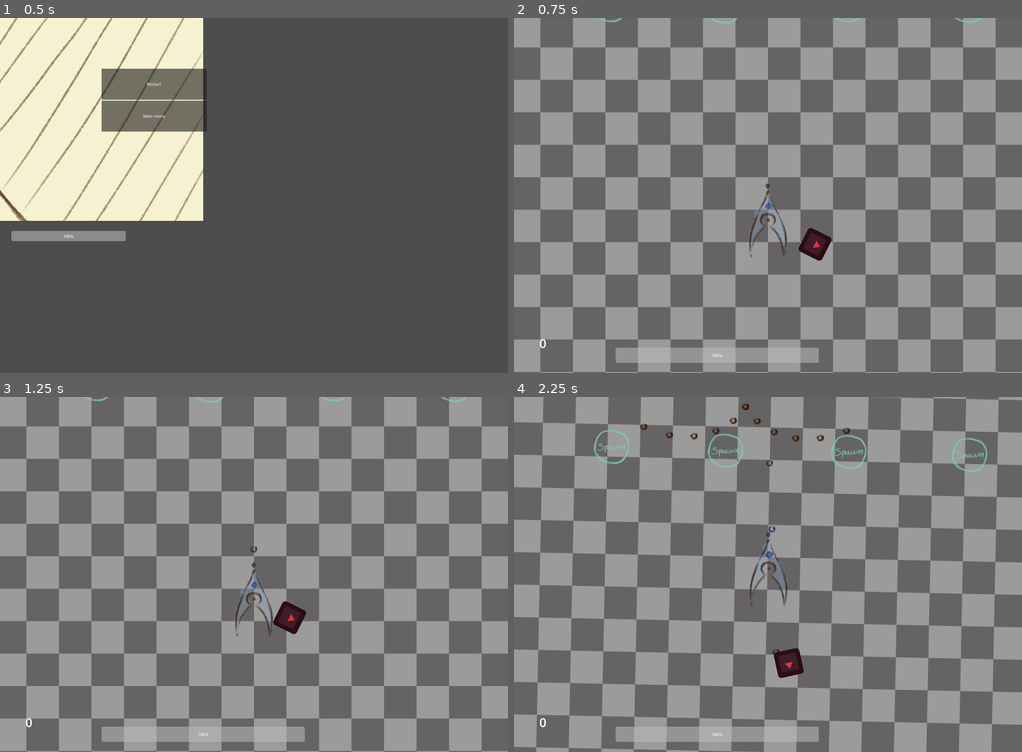
Above: before the commit, frames 1-4 (two rows, left to right).
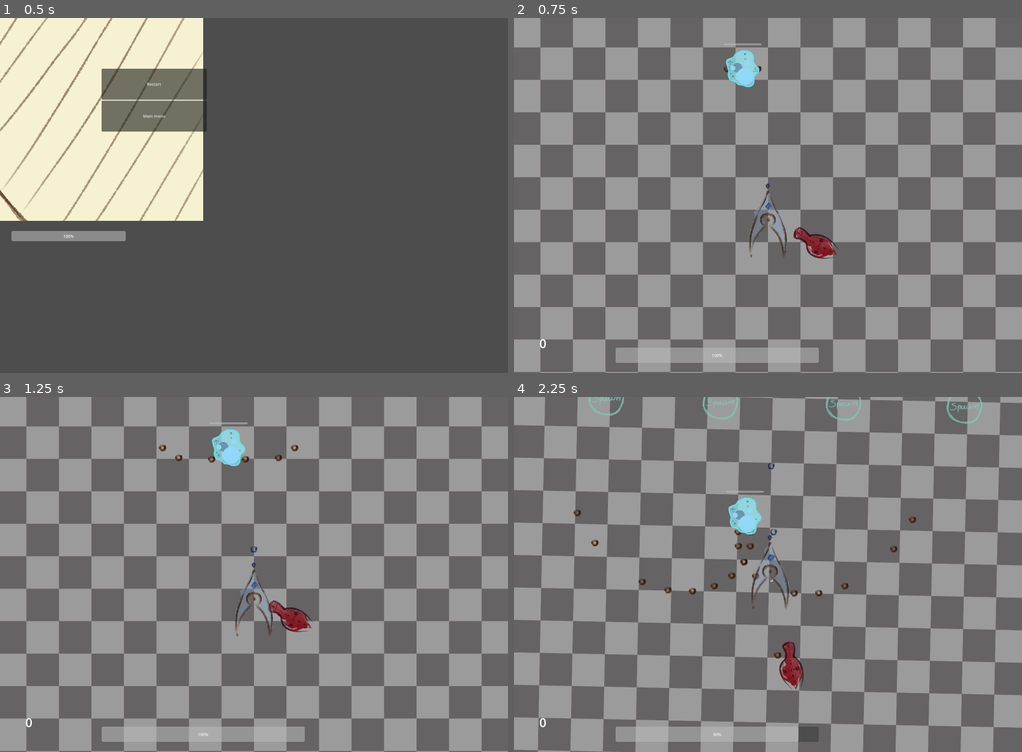
Above: after the commit, the same moments.

Repository: AustereTriceratops/BulletHellEngine
Game: Godot game, scene res://levels/level.tscn
Same seed, same stepped clock (60 frames per second), same inputs: the game is played once before the commit and once after it. The engine's default icon, where the game draws it, is replaced by a stand-in: a white triangle on a blue panel in a dark square.
Inputs (mouse positions are in pixels of both pictures, inside the frame that each line leads up to):
- Up to frame 1 (0.5 s): no input
- Up to frame 2 (0.75 s): click "Restart" at 0.5 s
- Up to frame 3 (1.25 s): no input
- Up to frame 4 (2.25 s): move the mouse to (793, 574) at 1.27 s; hold Q (look_left) 1.28-2.03 s; hold W (player_up) from 1.28 s (still down); move the mouse to (742, 574) at 2.02 s; tap E (look_right) at 2.1 s

Frame 1 is identical in both runs. In frame 2, 1.1% of the frame differs, in the area x 16-92%, y 0-69%; in frame 3, 1.2%; in frame 4, 16%, in the area x 0-100%, y 0-100%.
Error in both runs: Invalid access to property or key 'resume' on a base object of type 'Control (PauseMenu.gd)'. (res://levels/level.gd:37)

Commit message:
added some creature art

Diff:
--- a/enemies/FollowEnemy2.tscn
+++ b/enemies/Claustida.tscn
@@ -1,21 +1,21 @@
-[gd_scene load_steps=11 format=3 uid="uid://b4urww1ee50lh"]
+[gd_scene load_steps=11 format=3 uid="uid://cksfi68aa6ek3"]
 
-[ext_resource type="Script" path="res://enemies/follow_enemy.gd" id="1_0s2gs"]
-[ext_resource type="PackedScene" uid="uid://bcdhqje7k542u" path="res://particles/EnemyDeath.tscn" id="2_wm26s"]
-[ext_resource type="Shader" uid="uid://gpq4gjh1mypu" path="res://enemies/FollowEnemy.tres" id="3_h8bw4"]
-[ext_resource type="Texture2D" uid="uid://phncr5l0b23n" path="res://icon.svg" id="4_kljbu"]
+[ext_resource type="Script" path="res://enemies/follow_enemy.gd" id="1_tibei"]
+[ext_resource type="PackedScene" uid="uid://bcdhqje7k542u" path="res://particles/EnemyDeath.tscn" id="2_uuu1x"]
+[ext_resource type="Shader" uid="uid://gpq4gjh1mypu" path="res://enemies/HitFlash.tres" id="3_hmlsp"]
+[ext_resource type="Texture2D" uid="uid://cvw8bwh378ne3" path="res://enemies/sprites/CI_sprite.png" id="4_yofa8"]
 
 [sub_resource type="RectangleShape2D" id="RectangleShape2D_x1x1h"]
 size = Vector2(20, 12)
 
 [sub_resource type="ShaderMaterial" id="ShaderMaterial_5hldv"]
 resource_local_to_scene = true
-shader = ExtResource("3_h8bw4")
+shader = ExtResource("3_hmlsp")
 shader_parameter/enabled = true
 shader_parameter/flashColor = Color(0.980392, 0.968627, 0.839216, 1)
 
 [sub_resource type="RectangleShape2D" id="RectangleShape2D_bq1ck"]
-size = Vector2(8, 8)
+size = Vector2(22, 8)
 
 [sub_resource type="Animation" id="Animation_gxjxn"]
 length = 0.001
@@ -54,38 +54,30 @@
 "hit_flash": SubResource("Animation_4mv8p")
 }
 
-[node name="FollowEnemy" type="CharacterBody2D" groups=["enemies"]]
-modulate = Color(0.878431, 0.207843, 0.227451, 1)
+[node name="ClaustidaImondis" type="CharacterBody2D" groups=["enemies"]]
 collision_layer = 0
 collision_mask = 0
-script = ExtResource("1_0s2gs")
-particles = ExtResource("2_wm26s")
-creatureName = "hebrenom osii"
-health = 100
-speed = 100
-pointValue = 2
-aggressionRange = 700
-contactDamage = 0
-canShoot = true
-isShootingTargeted = true
-bulletSpeed = 200
-bulletDamage = 15
+script = ExtResource("1_tibei")
+particles = ExtResource("2_uuu1x")
+creatureName = "claustida"
 
 [node name="CollisionShape2D" type="CollisionShape2D" parent="."]
+visible = false
 shape = SubResource("RectangleShape2D_x1x1h")
 
 [node name="Sprite2D" type="Sprite2D" parent="."]
 material = SubResource("ShaderMaterial_5hldv")
-rotation = -1.5708
-scale = Vector2(0.8, 0.8)
-texture = ExtResource("4_kljbu")
+position = Vector2(-14, -7)
+rotation = 1.5708
+scale = Vector2(0.5, 0.5)
+texture = ExtResource("4_yofa8")
 
 [node name="Hitbox" type="Area2D" parent="."]
 collision_layer = 8
 collision_mask = 5
 
 [node name="CollisionShape2D" type="CollisionShape2D" parent="Hitbox"]
-scale = Vector2(13, 13)
+scale = Vector2(7, 7)
 shape = SubResource("RectangleShape2D_bq1ck")
 
 [node name="HitFlash" type="AnimationPlayer" parent="."]
--- a/enemies/FollowEnemy.tscn
+++ b/enemies/Hebrenum.tscn
@@ -1,21 +1,21 @@
-[gd_scene load_steps=11 format=3 uid="uid://cksfi68aa6ek3"]
+[gd_scene load_steps=11 format=3 uid="uid://b4urww1ee50lh"]
 
-[ext_resource type="Script" path="res://enemies/follow_enemy.gd" id="1_bvo2k"]
-[ext_resource type="Texture2D" uid="uid://phncr5l0b23n" path="res://icon.svg" id="1_ehvv0"]
-[ext_resource type="Shader" uid="uid://gpq4gjh1mypu" path="res://enemies/FollowEnemy.tres" id="2_ocrar"]
-[ext_resource type="PackedScene" uid="uid://bcdhqje7k542u" path="res://particles/EnemyDeath.tscn" id="2_ughs3"]
+[ext_resource type="Script" path="res://enemies/follow_enemy.gd" id="1_3vhny"]
+[ext_resource type="PackedScene" uid="uid://bcdhqje7k542u" path="res://particles/EnemyDeath.tscn" id="2_uhc7j"]
+[ext_resource type="Shader" uid="uid://gpq4gjh1mypu" path="res://enemies/HitFlash.tres" id="3_v0cjp"]
+[ext_resource type="Texture2D" uid="uid://yahyqu8i4frv" path="res://enemies/sprites/HO_sprite.png" id="4_1xpos"]
 
 [sub_resource type="RectangleShape2D" id="RectangleShape2D_x1x1h"]
 size = Vector2(20, 12)
 
 [sub_resource type="ShaderMaterial" id="ShaderMaterial_5hldv"]
 resource_local_to_scene = true
-shader = ExtResource("2_ocrar")
+shader = ExtResource("3_v0cjp")
 shader_parameter/enabled = true
 shader_parameter/flashColor = Color(0.980392, 0.968627, 0.839216, 1)
 
 [sub_resource type="RectangleShape2D" id="RectangleShape2D_bq1ck"]
-size = Vector2(15, 15)
+size = Vector2(8, 8)
 
 [sub_resource type="Animation" id="Animation_gxjxn"]
 length = 0.001
@@ -55,27 +55,36 @@
 }
 
 [node name="FollowEnemy" type="CharacterBody2D" groups=["enemies"]]
+modulate = Color(0.878431, 0.207843, 0.227451, 1)
 collision_layer = 0
 collision_mask = 0
-script = ExtResource("1_bvo2k")
-particles = ExtResource("2_ughs3")
-creatureName = "claustida imondis"
+script = ExtResource("1_3vhny")
+particles = ExtResource("2_uhc7j")
+creatureName = "hebrenom"
+health = 100
+speed = 100
+pointValue = 2
+aggressionRange = 700
+contactDamage = 0
+canShoot = true
+isShootingTargeted = true
+bulletSpeed = 200
+bulletDamage = 15
 
 [node name="CollisionShape2D" type="CollisionShape2D" parent="."]
 shape = SubResource("RectangleShape2D_x1x1h")
 
 [node name="Sprite2D" type="Sprite2D" parent="."]
 material = SubResource("ShaderMaterial_5hldv")
-rotation = -1.5708
 scale = Vector2(0.8, 0.8)
-texture = ExtResource("1_ehvv0")
+texture = ExtResource("4_1xpos")
 
 [node name="Hitbox" type="Area2D" parent="."]
 collision_layer = 8
 collision_mask = 5
 
 [node name="CollisionShape2D" type="CollisionShape2D" parent="Hitbox"]
-scale = Vector2(7, 7)
+scale = Vector2(24, 12)
 shape = SubResource("RectangleShape2D_bq1ck")
 
 [node name="HitFlash" type="AnimationPlayer" parent="."]
--- a/enemies/SpawnerCI.tscn
+++ b/enemies/SpawnerClaustida.tscn
@@ -1,7 +1,7 @@
 [gd_scene load_steps=4 format=3 uid="uid://dejnxrwfn1a8a"]
 
 [ext_resource type="Script" path="res://enemies/spawner.gd" id="1_3tys2"]
-[ext_resource type="PackedScene" uid="uid://cksfi68aa6ek3" path="res://enemies/FollowEnemy.tscn" id="2_yifq6"]
+[ext_resource type="PackedScene" uid="uid://cksfi68aa6ek3" path="res://enemies/Claustida.tscn" id="2_yifq6"]
 [ext_resource type="Texture2D" uid="uid://6smwqi6qwdgg" path="res://assets/spawner_1.png" id="3_0lenk"]
 
 [node name="Spawner" type="Node2D"]
--- a/levels/BulletHeavenTest.tscn
+++ b/levels/BulletHeavenTest.tscn
@@ -3,7 +3,7 @@
 [ext_resource type="Script" path="res://levels/bullet_heaven_test.gd" id="1_uc84g"]
 [ext_resource type="Texture2D" uid="uid://cpxnp3sv1la1h" path="res://assets/testGrid.png" id="2_2clp6"]
 [ext_resource type="Script" path="res://utils/InputManager.gd" id="4_2uoy2"]
-[ext_resource type="PackedScene" uid="uid://dejnxrwfn1a8a" path="res://enemies/SpawnerCI.tscn" id="6_borkr"]
+[ext_resource type="PackedScene" uid="uid://dejnxrwfn1a8a" path="res://enemies/SpawnerClaustida.tscn" id="6_borkr"]
 [ext_resource type="Script" path="res://levels/pickups.gd" id="6_r4po8"]
 [ext_resource type="PackedScene" uid="uid://y0p0wpnyhvf4" path="res://Pickups/HealthPickup.tscn" id="7_us7ul"]
 
@@ -24,15 +24,15 @@
 [node name="Spawners" type="Node" parent="."]
 
 [node name="SpawnerCI1" parent="Spawners" instance=ExtResource("6_borkr")]
-position = Vector2(-624, -549)
+position = Vector2(-655, -751)
 
 [node name="SpawnerCI2" parent="Spawners" instance=ExtResource("6_borkr")]
-position = Vector2(-175, -543)
+position = Vector2(-206, -745)
 
 [node name="SpawnerCI3" parent="Spawners" instance=ExtResource("6_borkr")]
-position = Vector2(310, -548)
+position = Vector2(279, -750)
 
 [node name="SpawnerCI4" parent="Spawners" instance=ExtResource("6_borkr")]
-position = Vector2(786, -546)
+position = Vector2(755, -748)
 
 [node name="Towers" type="Node" parent="."]
--- a/levels/bullet_heaven_test.gd
+++ b/levels/bullet_heaven_test.gd
@@ -1,8 +1,8 @@
 extends Node2D
 
 @export var HUDScene : PackedScene = preload("res://ui/HUD.tscn")
-@export var enemyScene: PackedScene = preload("res://enemies/FollowEnemy.tscn")
-@export var enemyScene2: PackedScene = preload("res://enemies/FollowEnemy2.tscn")
+@export var enemyScene: PackedScene = preload("res://enemies/Claustida.tscn")
+@export var enemyScene2: PackedScene = preload("res://enemies/Hebrenum.tscn")
 @export var towerScene: PackedScene = preload("res://enemies/towers/Tower.tscn")
 @export var playerScene: PackedScene = preload("res://player/Player.tscn")
 @export var playerCameraScene: PackedScene = preload("res://player/PlayerCamera.tscn")
@@ -83,7 +83,7 @@
 	$Enemies.add_child(enemy)
 
 	var tower = towerScene.instantiate()
-	tower.initialize(Vector2(-100, -900), player)
+	tower.initialize(Vector2(-100, -300), player)
 	$Enemies.add_child(tower)
 
 	var HUDNode = HUDScene.instantiate()
@@ -91,17 +91,3 @@
 	$HUD/UIManager.initialize(player)
 
 	resume()
-
-func _process(delta):
-	pass
-	#t += delta
-	#
-	#if fmod(t, spawn_interval) - delta < 0:
-		#var theta = 2*PI*rng.randf()
-		#var dist = rng.randf_range(300, 500)
-		#var displacement = dist * Vector2(cos(theta), sin(theta))
-		#var spawn_pos = $Player.position + displacement
-		#
-		#var enemy = enemyScene.instantiate()
-		#enemy.initialize(spawn_pos, $Player)
-		#$Enemies.add_child(enemy)
--- a/player/player.gd
+++ b/player/player.gd
@@ -58,9 +58,6 @@
 			self.rotate(-rotationSpeed)
 			$PlayerCamera.update_rotation(rotation)
 			rotated.emit(rotation)
-
-func set_health(newHealth):
-	pass
 
 # ========================
 # ===== NODE METHODS =====
--- a/utils/InputManager.gd
+++ b/utils/InputManager.gd
@@ -1,6 +1,4 @@
 extends Node
-
-signal pause()
 
 @onready var mainNode = get_tree().get_root().get_node('Level')
 
Renamed: enemies/FollowEnemy.tres -> enemies/HitFlash.tres
Binary file added: enemies/sprites/CI_sprite.png
Binary file added: enemies/sprites/CM_sprite.png
Binary file added: enemies/sprites/EK_sprite.png
Binary file added: enemies/sprites/FR_sprite.png
Binary file added: enemies/sprites/HO_sprite.png
